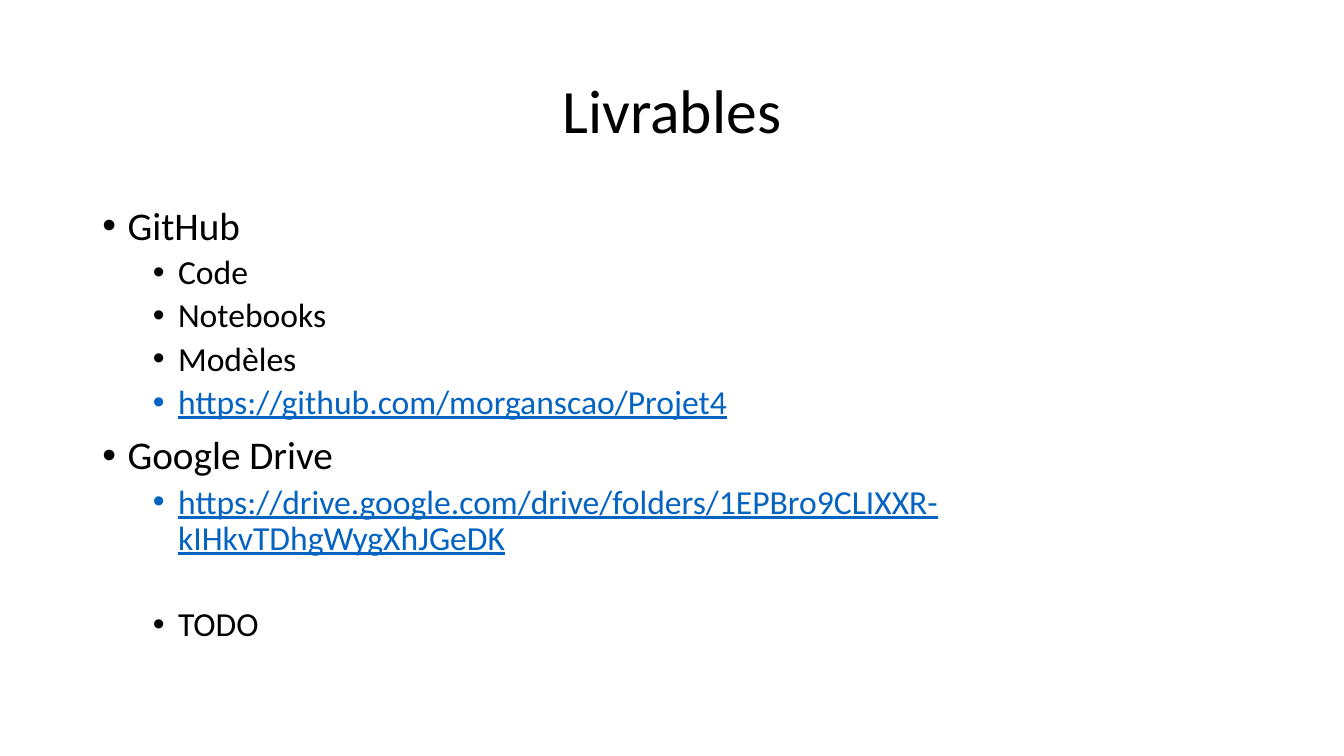
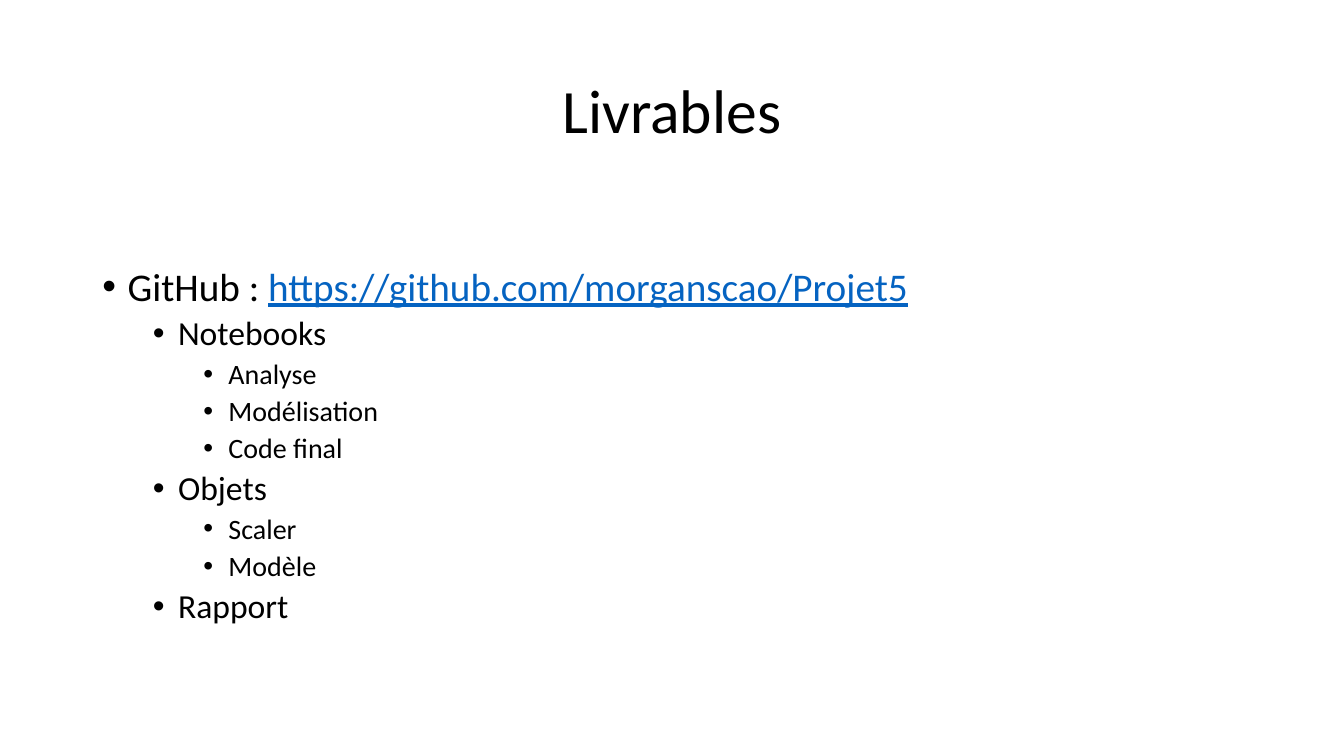
Before and after one commit to morganscao/Projet5, a slide deck: slide 30 of Rapport/P5 - Segmentez les comportements de clients.pptx (slide 25 before the commit). Drawn at 1344x756 pixels with LibreOffice and Linux fonts; fonts in the diff are those of the drawing. Boxes give left, top, right and bottom in pixels: in the first picture for what was removed or moved away, otherwise in the second. Text is boxed around its words. In the diff, an @@ line names an element or a change of style, - is before the commit and + after.

```diff
--- a/Rapport/P5 - Segmentez les comportements de clients.pptx
+++ b/Rapport/P5 - Segmentez les comportements de clients.pptx
@@ text at (x1=128, y1=273, x2=908, y2=308): text changed; text colour #000000 to #0563C1 @@
-• GitHub
-  • Code
+• GitHub : https://github.com/morganscao/Projet5
@@ text at (x1=178, y1=364, x2=378, y2=624): text changed; size 24 to 20 pt; text colour #0563C1 to #000000 @@
-  • Modèles
-  • https://github.com/morganscao/Projet4
-• Google Drive
-  • https://drive.google.com/drive/folders/1EPBro9CLIXXR-kIHkvTDhgWygXhJGeDK
-  • TODO
+    • Analyse
+    • Modélisation
+    • Code final
+  • Objets
+    • Scaler
+    • Modèle
+  • Rapport
```
Also in this commit, not shown: 12 other slides changed, 15 slides added, 8 slides removed, 9 other files.
